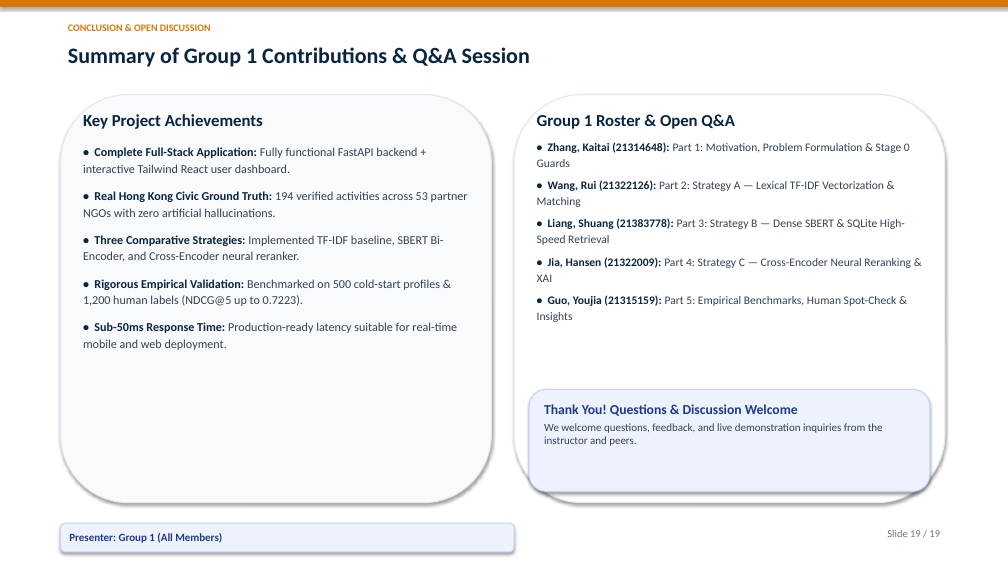
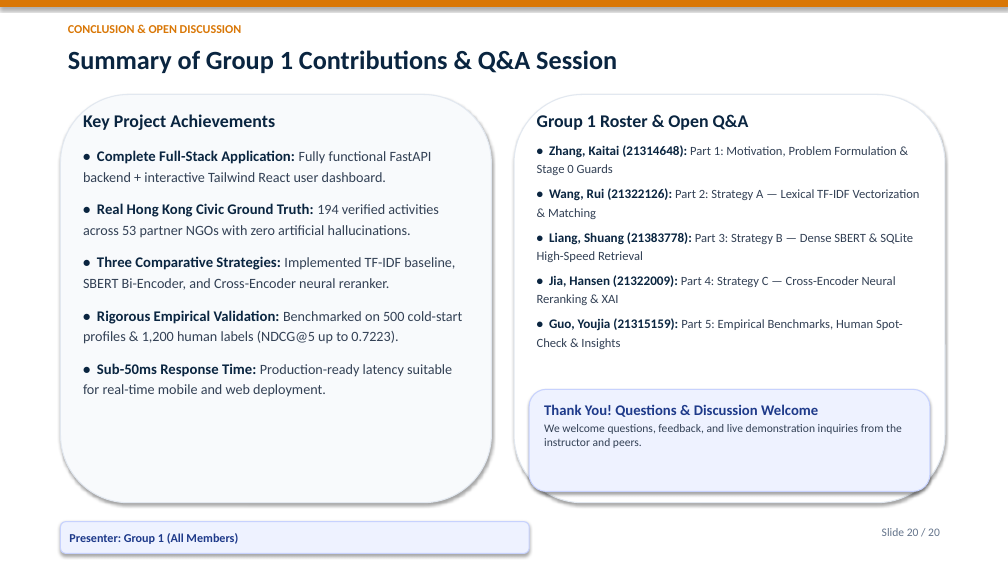
Before and after one commit to Bob8259/CSIT-5210-Group-Project, a slide deck: slide 20 of CSIT5210_Group1_Presentation.pptx (slide 19 before the commit). Drawn at 1008x567 pixels with LibreOffice and Linux fonts; fonts in the diff are those of the drawing. Boxes give left, top, right and bottom in pixels: in the first picture for what was removed or moved away, otherwise in the second. Text is boxed around its words. In the diff, an @@ line names an element or a change of style, - is before the commit and + after.

Commit message:
feat: add grand cover page and enlarge presentation font sizes for optimal projection readability

```diff
--- a/CSIT5210_Group1_Presentation.pptx
+++ b/CSIT5210_Group1_Presentation.pptx
@@ text "CONCLUSION & OPEN DISCUSSION" at (68, 25, 242, 33): size 9.5 to 11.5 pt @@
@@ text "Summary of Group 1 Contributions ..." at (68, 50, 617, 73): size 21 to 25 pt @@
@@ text "Key Project Achievements" at (83, 114, 463, 397): size 16 to 17 pt in "Key Project Achievements"; size 11.5 to 14 pt in "• Complete Full-Stack Application:", "• Real Hong Kong Civic Ground Truth:", "• Three Comparative Strategies:", "• Rigorous Empirical Validation:" and 1 more places; size 11.5 to 13.5 pt in "Fully functional FastAPI backend + interactive Tailwind ...", "194 verified activities across 53 partner NGOs ...", "Implemented TF-IDF baseline, SBERT Bi-Encoder, and Cross-Enc ...", "Benchmarked on 500 cold-start profiles & 1,200 ..." and 1 more places; line spacing 1.15 to 1.2; more space between paragraphs @@
@@ text "Group 1 Roster & Open ..." at (537, 114, 920, 349): size 16 to 17 pt in "Group 1 Roster & Open Q&A"; size 11 to 12.5 pt in "• Zhang, Kaitai (21314648):", "• Wang, Rui (21322126):", "• Liang, Shuang (21383778):", "• Jia, Hansen (21322009):" and 1 more places; size 11 to 12 pt in "Part 1: Motivation, Problem Formulation & Stage ...", "Part 2: Strategy A — Lexical TF-IDF ...", "Part 3: Strategy B — Dense SBERT ...", "Part 4: Strategy C — Cross-Encoder Neural ..." and 1 more places; line spacing 1.15 to 1.2 @@
@@ text "Thank You! Questions & Discussion ..." at (544, 404, 902, 448): size 13 to 14 pt in "Thank You! Questions & Discussion Welcome"; size 10.5 to 11 pt in "We welcome questions, feedback, and live demonstration ..." @@
@@ rounded rectangle "Presenter: Group 1 (All Members)": place and size @@
-rounded rectangle "Presenter: Group 1 (All Members)" at (60, 523, 514, 552)
+rounded rectangle "Presenter: Group 1 (All Members)" at (60, 522, 529, 554)
@@ rounded rectangle "Presenter: Group 1 (All Members)" at (60, 522, 529, 554): size 10.5 to 11.5 pt @@
@@ text at (882, 528, 940, 536): text changed; size 10 to 11 pt @@
-Slide 19 / 19
+Slide 20 / 20
```
Also in this commit, not shown: 18 other slides changed, 1 slide added, 1 other file.
